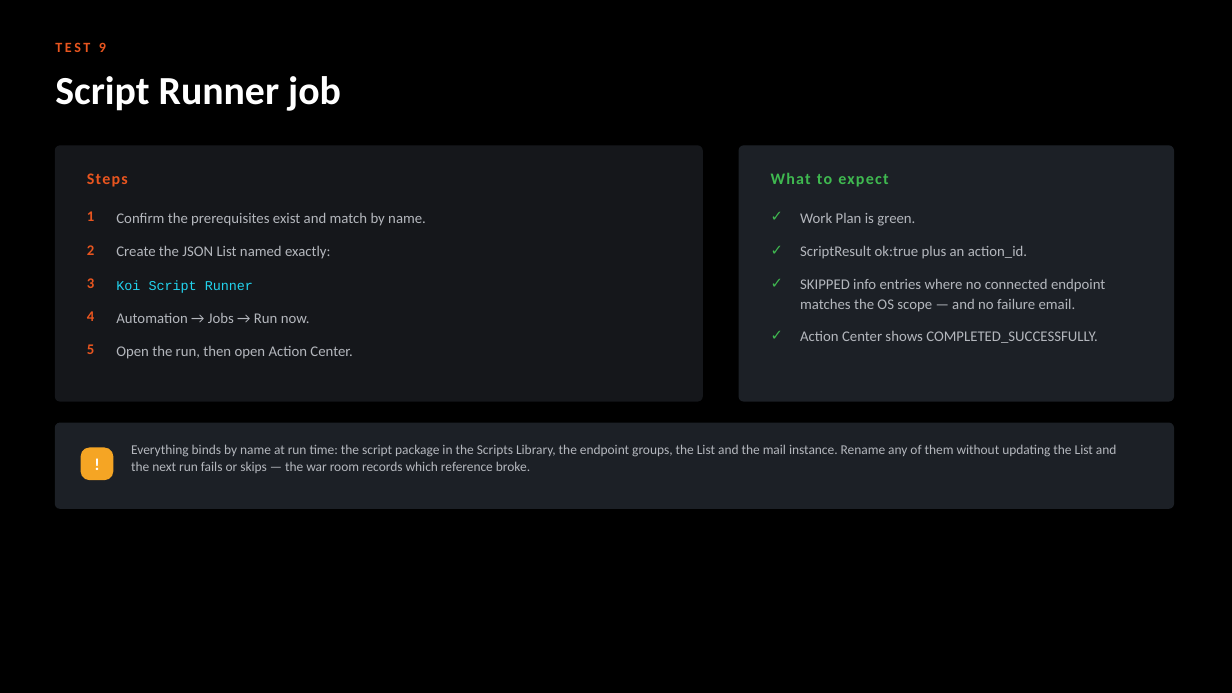
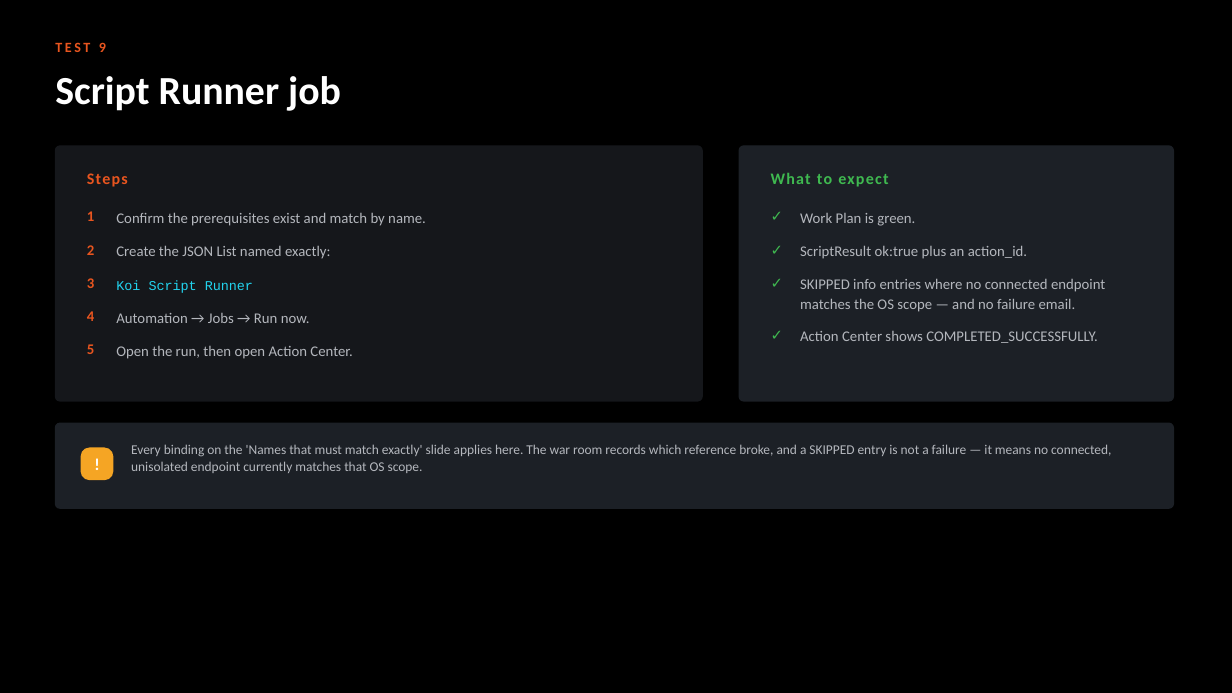
Before and after one commit to ayman-m/koi-xsiam-pack, a slide deck: slide 16 of docs/KOI_Content_Pack_Test_Guide.pptx (slide 12 before the commit). Drawn at 1232x693 pixels with LibreOffice and Linux fonts; fonts in the diff are those of the drawing. Boxes give left, top, right and bottom in pixels: in the first picture for what was removed or moved away, otherwise in the second. Text is boxed around its words. In the diff, an @@ line names an element or a change of style, - is before the commit and + after.

```diff
--- a/docs/KOI_Content_Pack_Test_Guide.pptx
+++ b/docs/KOI_Content_Pack_Test_Guide.pptx
@@ text at (131, 444, 1111, 473): text changed @@
-Everything binds by name at run time: the script package in the Scripts Library, the endpoint groups, the List and the mail instance. Rename any of them without updating the List and the next run fails or skips — the war room records which reference broke.
+Every binding on the 'Names that must match exactly' slide applies here. The war room records which reference broke, and a SKIPPED entry is not a failure — it means no connected, unisolated endpoint currently matches that OS scope.
```
Also in this commit, not shown: 5 slides added, 1 slide removed, 6 other files.
